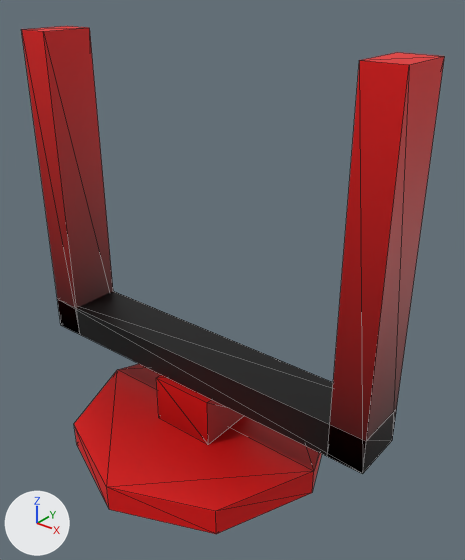
The glTF model game/models/laser_fixture_yoke.glb as it was, and as the next commit left it.
Camera for both pictures: a 50 mm lens placed at (0.543, -0.609, 0.128), pointed at (0.039, 0.021, -0.262). Lighting does not change. The marker at lower left points along +X, +Y and +Z. The older version comes first. Mesh edges are drawn as thin lines. Vertices at exactly the same position are counted once.

The first picture shows 'laser_fixture_yoke'.
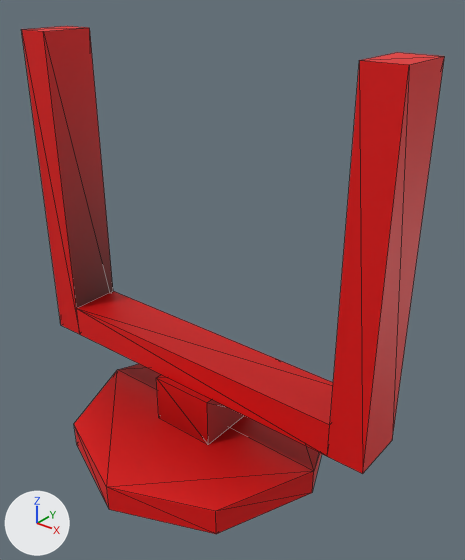
Diff of the bpy script that builds the scene:
```diff
--- a/game/models/laser_fixture_yoke.glb.py
+++ b/game/models/laser_fixture_yoke.glb.py
@@ me_cube @@
 # used by ob_laser_fixture_yoke; location = (0.0, 0.0, 0.0)
-me_cube.from_pydata(...)  # 44 vertices, 76 faces; spans x -0.29..0.29, y -0.2..0.2, z -0.54..0.05
+me_cube.from_pydata(...)  # 48 vertices, 76 faces; spans x -0.29..0.29, y -0.2..0.2, z -0.54..0.05
+# me_cube part 1: a new loose piece, a box spanning x -0.24..0.24, y -0.04..0.04, z -0.425..-0.375, in mat_laser_fixture_yoke
+# me_cube part 2
+# 4 vertices are removed from x -0.29..0.29, y -0.04..0.04, z -0.375
+# 12 faces are deleted
+# me_cube part 3: 16 kept faces spanning x -0.29..0.29, y -0.04..0.04, z -0.425..0.05 get new vertex colours; the middle colour goes from red #bb0000 to red #fe0000
 me_cube.materials.append(mat_laser_fixture_yoke)
```

Location of each change, (x1, y1, x2, y2) in pixels of the pictures (465 x 560 px):
part 1 of me_cube, added (red)
    after: (77, 291, 333, 456)
part 2 of me_cube, deleted
    before: (58, 291, 396, 473)
part 3 of me_cube, recoloured
    both: (28, 70, 435, 474)
